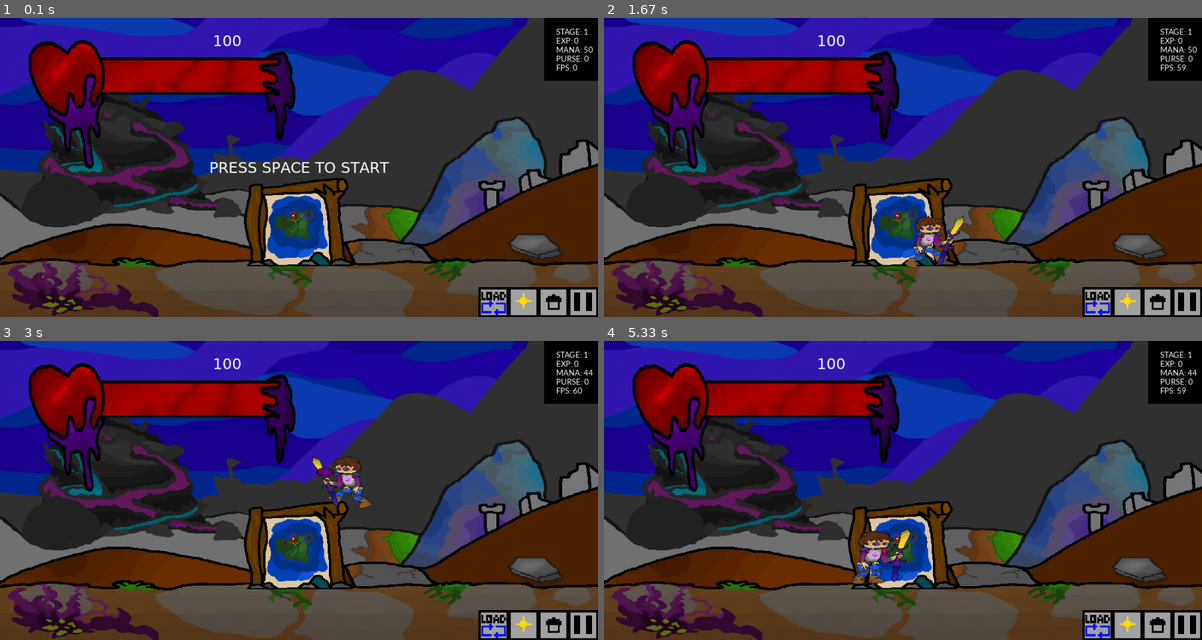
Above: before the commit, frames 1-4 (two rows, left to right).
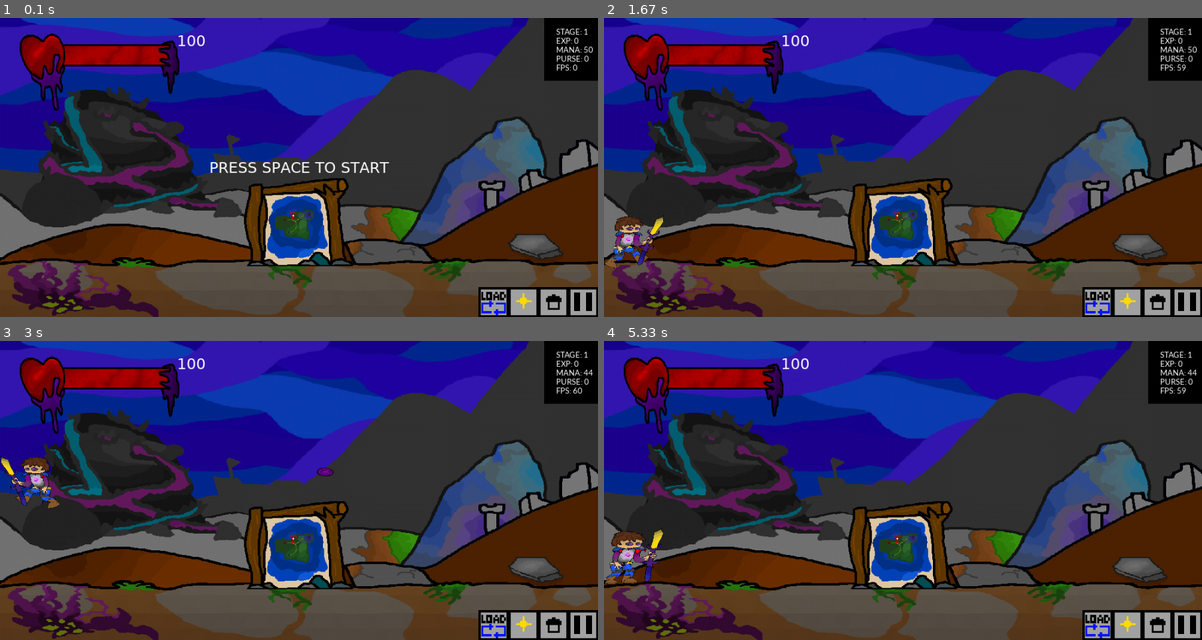
Above: after the commit, the same moments.

Repository: lolbit511/moribus-test-
Game: pygame game, started from Moribus ACTIVE/main.py
Two runs of this game, one before a commit and one after it. Both use one fixed random seed, a clock stepped at 60 frames per second and the inputs below.
Inputs (mouse positions are in pixels of both pictures, inside the frame that each line leads up to):
- Up to frame 1 (0.1 s): no input
- Up to frame 2 (1.67 s): tap Space at 0.33, 0.73, 1.03 s; hold Right 0.67-1.13 s; click (1184, 302) at 1.22 s; click (1184, 302) at 1.55 s
- Up to frame 3 (3 s): hold Right 1.83-2.3 s; tap Space at 1.9, 2.2, 2.4, 2.7 s; hold Left 2.33-2.87 s; right-click (520, 595) at 2.95 s
- Up to frame 4 (5.33 s): hold Left 3.23-3.63 s; tap Space at 3.3, 3.6, 3.73, 4.13, 4.43, 4.8, 5.1, 5.3 s; hold Up 3.67-4.03 s; hold Right 4.07-4.7 s; hold Left 4.73-5.2 s; hold Right from 5.23 s (still down)

The runs differ from the first frame. In frame 1, 8.2% of the frame differs, in the area x 3-50%, y 5-51%; in frame 2, 9.8%; in frame 3, 9.7%; in frame 4, 10%, in the area x 0-52%, y 5-82%.

Commit message:
17/12/2021
????

Diff:
--- a/Moribus ACTIVE/HealthBar.py
+++ b/Moribus ACTIVE/HealthBar.py
@@ -4,26 +4,29 @@
 healthCount = 100
 
 class HealthBar(p.pygame.sprite.Sprite):
-    def __init__(self,xWidth = int(p.WIDTH*0.5), yWidth = int(0.5*(p.WIDTH*0.5))):
+    def __init__(self,xWidth = int(p.WIDTH*0.4), yWidth = int(0.5*(p.WIDTH*0.4))):
         super().__init__()
         self.imageNumber = 5
         self.image = pygame.image.load("images/heart5.png")
         self.image = pygame.transform.scale(self.image, (xWidth, yWidth))
         self.regularFont = pygame.font.SysFont('Verdana', int(p.HEIGHT * 0.05))
         self.text = self.regularFont.render(str(healthCount), True, (255, 255, 255)) #### ❤
-        self.rect = self.text.get_rect(center=(p.WIDTH * 0.38, p.HEIGHT * 0.075))
+        self.rect = self.text.get_rect(center=(p.WIDTH * 0.32, p.HEIGHT * 0.075))
 
     def render(self,healthNum = healthCount,x = 10 ,y = 10, boss = False):
-        self.image = p.health_ani[self.imageNumber]
+
         print(self.imageNumber)
-
+        self.rect = self.text.get_rect(center=(p.WIDTH * 0.32, p.HEIGHT * 0.075))
         self.text = self.regularFont.render(str(healthNum), True, (255, 255, 255))
 
         if boss == False:
-            self.image = pygame.transform.scale(self.image, (int(p.WIDTH*0.5), int(0.5*(p.WIDTH*0.5))))
+            self.image = p.health_ani[self.imageNumber]
+            self.image = pygame.transform.scale(self.image, (int(p.WIDTH*0.3), int(0.5*(p.WIDTH*0.3))))
             p.displaysurface.blit(self.text, self.rect)
         else:
-            pass
+            self.image = pygame.transform.scale(self.image, (int(p.WIDTH * 0.1), int(0.5 * (p.WIDTH * 0.1))))
+            #p.displaysurface.blit(self.text, self.rect)
+
         p.displaysurface.blit(self.image, (x, y))
 
 health = HealthBar()
--- a/Moribus ACTIVE/Player.py
+++ b/Moribus ACTIVE/Player.py
@@ -26,7 +26,10 @@
 
         # Position and direction
         self.vx = 0
-        self.pos = p.vec((340, 240))
+
+        self.playerPOSx = 340
+        self.playerPOSy = 240
+        self.pos = p.vec((self.playerPOSx, self.playerPOSy))
         self.vel = p.vec(0, 0)
         self.acc = p.vec(0, 0)
         self.direction = "RIGHT"
@@ -129,6 +132,8 @@
                     pygame.display.update()
 
     def move(self): #player
+        p.ACC = p.WIDTH * 0.0008
+
         if r.cursor.wait == 1: return
         self.acc = p.vec(0, int(p.HEIGHT*0.003)) # player gravity
         # Will set running to False if the player has slowed down to a certain extent
@@ -158,12 +163,13 @@
         for SW in r.Swings:
             SW.rect.x += self.vel.x + 0.5 * self.acc.x
         self.pos += self.vel + 0.5 * self.acc  # Updates Position with new values
-
+        self.posREL = self.pos/p.WIDTH
         # This causes character warping from one point of the screen to the other
         if self.pos.x > p.WIDTH:
             self.pos.x = 0
         if self.pos.x < 0:
             self.pos.x = p.WIDTH
+            self.posREL = self.pos / p.WIDTH
 
         self.rect.midbottom = self.pos  # Update rect with new pos
 
@@ -203,13 +209,20 @@
 
 
     def update(self): #player
+
+
+        self.xRatio = int(0.10 * p.WIDTH)
+        self.yRatio = int(0.19 * p.HEIGHT)
+        self.image = p.pygame.transform.scale(self.image, (self.xRatio, self.yRatio))
+
         if self.mana < 0:
             self.mana = 0
         if self.sheildUp == True and self.mana > 0:
             print("blocking")
             self.mana = self.mana - 0.1
         else:
-            print("NOT")
+            #print("NOT")
+            pass
         pressed_keys = pygame.key.get_pressed()
 
         if pressed_keys[pygame.K_s]:
--- a/Moribus ACTIVE/main.py
+++ b/Moribus ACTIVE/main.py
@@ -1,6 +1,6 @@
 import contextlib
 with contextlib.redirect_stdout(None):
-    import pygame # THIS IS THE ACTUAL FILE ON GITHUB (21/11/2021)
+    import pygame # THIS IS THE ACTUAL FILE ON GITHUB (17/12/2021)
 
 
 from pygame.locals import *
@@ -23,10 +23,21 @@
 pl.player.image = pygame.image.load("images/empty.png")
 
 while True:
+    #print("!!!!!!!!!!!!!!!!!!!!!!!!!!!!!!!!!!!!!!!!!!!!!!!!!!!!!" + str(p.WIDTH))
+
+    print("!!!!!!!!!!!!!!!!!!!!!!!!!!!" + str(p.ACC))
+
+
     p.WIDTH, p.HEIGHT = pygame.display.get_surface().get_size()
     p.HEIGHT = int(p.WIDTH/2)
     #p.WIDTH = p.WIDTH*2
-    p.displaysurface = pygame.display.set_mode((p.WIDTH, p.HEIGHT), pygame.RESIZABLE)
+
+    if p.WIDTH < 500:
+        p.displaysurface = pygame.display.set_mode((500, 250), pygame.RESIZABLE)
+    elif p.WIDTH > 1390:
+        p.displaysurface = pygame.display.set_mode((1390, 695), pygame.RESIZABLE)
+    else:
+        p.displaysurface = pygame.display.set_mode((p.WIDTH, p.HEIGHT), pygame.RESIZABLE)
 
 
     #print(player.experience)
@@ -170,6 +181,7 @@
     r.cursor.hover()
 
     if hb.healthCount > 0:
+        pl.player.rect.x = 0
         #displaysurface.blit(player.image, player.rect)
         pl.player.image = pygame.transform.scale(pl.player.image, (pl.player.xRatio, pl.player.yRatio))
         p.displaysurface.blit(pl.player.image, pl.player.rect)
